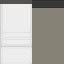
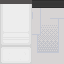
Comparing the layer stacks of the two 64px x 64px images. Changes:
added group "Gruppe 4" with 3 layers above "Gruppe 3" over [32, 8, 64, 64]
added layer "Ebene 10" in group "Gruppe 4" over [32, 8, 64, 53]
added layer "Ebene 11" in group "Gruppe 4" over [38, 25, 58, 52]
added layer "Ebene 9" in group "Gruppe 4" over [32, 8, 64, 64]
painted on "Ebene 2" over [1, 4, 32, 46]
painted on "Ebene 4" over [3, 4, 30, 44]
painted on "Gruppe 1" (2nd of 2, in "Gruppe 1") over [1, 47, 32, 64]
